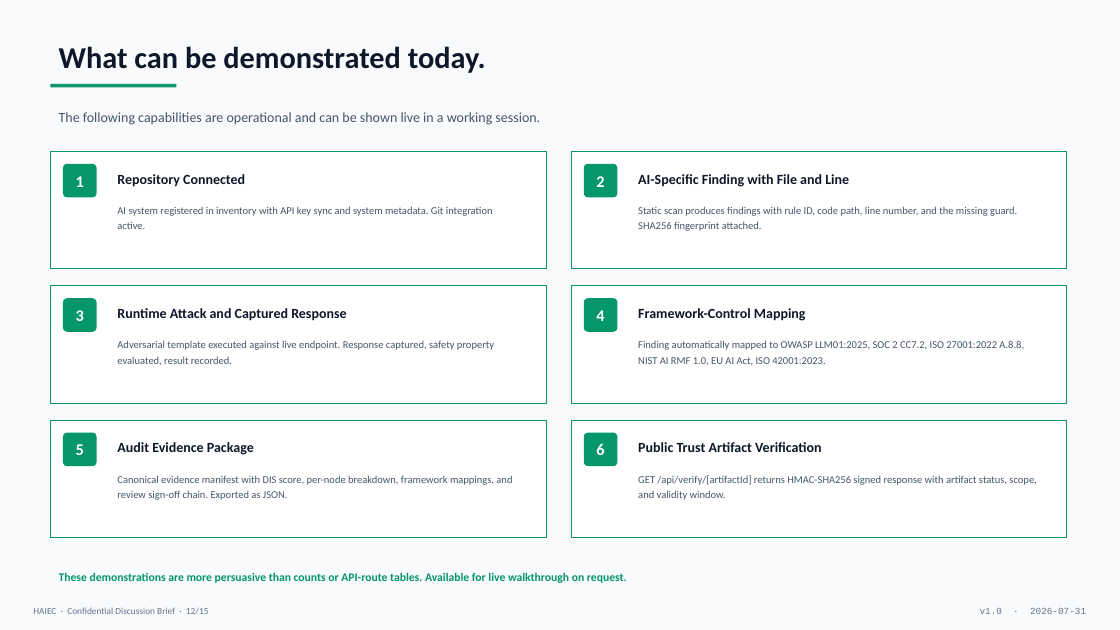
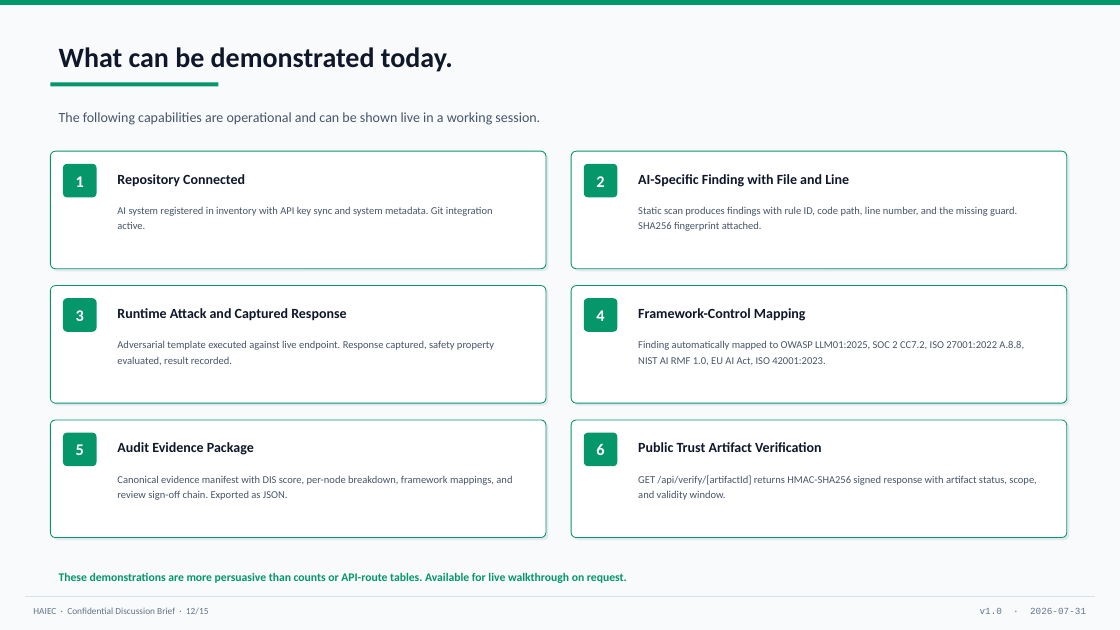
Before and after one commit to subodhkc/subodhkc, a slide deck: slide 12 of public/centaurus/haiec-technical-architecture-defensibility-brief.pptx. Drawn at 1120x630 pixels with LibreOffice and Linux fonts; fonts in the diff are those of the drawing. Boxes give left, top, right and bottom in pixels: in the first picture for what was removed or moved away, otherwise in the second. Text is boxed around its words. In the diff, an @@ line names an element or a change of style, - is before the commit and + after.

```diff
--- a/public/centaurus/haiec-technical-architecture-defensibility-brief.pptx
+++ b/public/centaurus/haiec-technical-architecture-defensibility-brief.pptx
@@ rectangle added at [0, 0, 1120, 5], fill #059669 @@
@@ text "What can be demonstrated today." at [59, 47, 453, 72]: size 26 to 24 pt @@
@@ rectangle: place and size @@
-rectangle at [50, 84, 176, 87]
+rectangle at [50, 82, 218, 87]
@@ rectangle removed at [50, 151, 546, 269] @@
@@ rounded rectangle added at [50, 151, 546, 269], fill #FFFFFF, outline #059669 0.75 pt @@
@@ rounded rectangle added at [53, 154, 549, 271], fill #E2E8F0 @@
@@ rectangle removed at [571, 151, 1067, 269] @@
@@ rounded rectangle added at [571, 151, 1067, 269], fill #FFFFFF, outline #059669 0.75 pt @@
@@ rounded rectangle added at [574, 154, 1070, 271], fill #E2E8F0 @@
@@ rectangle removed at [50, 286, 546, 403] @@
@@ rounded rectangle added at [50, 286, 546, 403], fill #FFFFFF, outline #059669 0.75 pt @@
@@ rounded rectangle added at [53, 288, 549, 406], fill #E2E8F0 @@
@@ rectangle removed at [571, 286, 1067, 403] @@
@@ rounded rectangle added at [571, 286, 1067, 403], fill #FFFFFF, outline #059669 0.75 pt @@
@@ rounded rectangle added at [574, 288, 1070, 406], fill #E2E8F0 @@
@@ rectangle removed at [50, 420, 546, 538] @@
@@ rounded rectangle added at [50, 420, 546, 538], fill #FFFFFF, outline #059669 0.75 pt @@
@@ rounded rectangle added at [53, 423, 549, 540], fill #E2E8F0 @@
@@ rectangle removed at [571, 420, 1067, 538] @@
@@ rounded rectangle added at [571, 420, 1067, 538], fill #FFFFFF, outline #059669 0.75 pt @@
@@ rounded rectangle added at [574, 423, 1070, 540], fill #E2E8F0 @@
@@ line added from (25, 597) to (1095, 597), #CBD5E1 0.5 pt @@
```
Also in this commit, not shown: 14 other slides changed, 3 other files.
